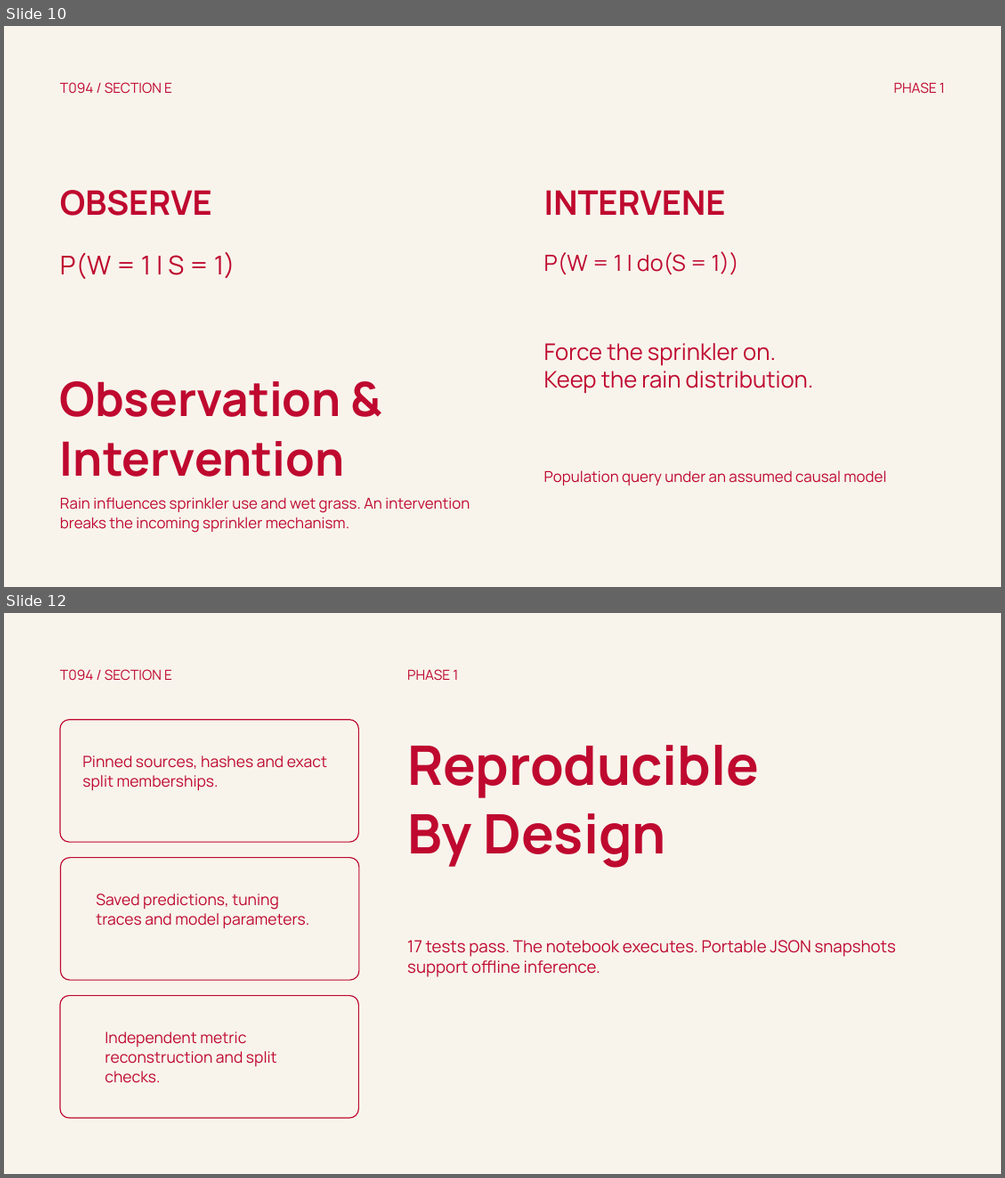
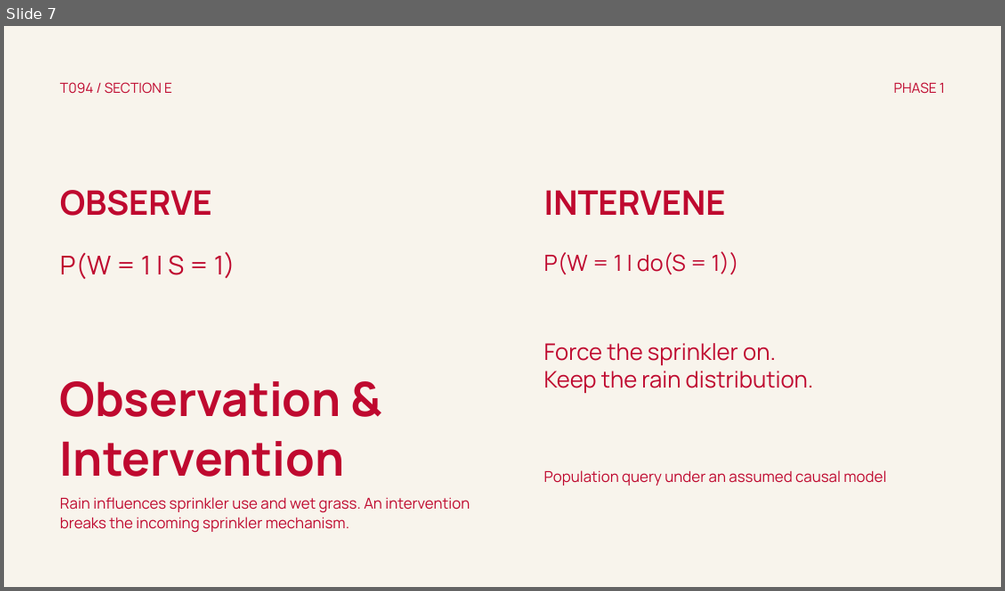
Before and after one commit to Mystic-commits/AML-DL_Project, a slide deck: docs/phase1_presentation.pptx. Shown one above the other, each under a label of ours: slides 10 and 12 before the commit, slide 7 after it; the slides between them are not shown. The pictures are 1005x1178 and 1005x591 pixels, drawn with LibreOffice and Linux fonts; fonts in the diff are those of the drawing. Boxes give left, top, right and bottom in pixels: in the first picture for what was removed or moved away, otherwise in the second. Text is boxed around its words. In the diff, an @@ line names an element or a change of style, - is before the commit and + after.

Commit message:
docs(presentation): condense to eight slides and remove Phase 2 references

```diff
--- a/docs/phase1_presentation.pptx
+++ b/docs/phase1_presentation.pptx
@@ slide 12 removed at [4,613,1001,1174], background #F8F4EC @@
@@ text removed at [60,669,172,681] @@
-T094 / SECTION E
@@ text removed at [407,669,458,681] @@
-PHASE 1
@@ freeform shape removed at [60,720,358,842] @@
@@ text removed at [407,745,759,868] @@
-Reproducible
-By Design
@@ text removed at [82,755,327,791] @@
-Pinned sources, hashes and exact split memberships.
@@ freeform shape removed at [60,857,359,980] @@
@@ text removed at [96,893,309,929] @@
-Saved predictions, tuning traces and model parameters.
@@ text removed at [407,940,896,977] @@
-17 tests pass. The notebook executes. Portable JSON snapshots support offline inference.
@@ freeform shape removed at [60,996,358,1118] @@
@@ text removed at [105,1031,277,1083] @@
-Independent metric reconstruction and split checks.
@@ what was slide 10 is now slide 7 @@
```
Also in this commit, not shown: 1 slide changed, 6 other slides removed, 5 other files.
